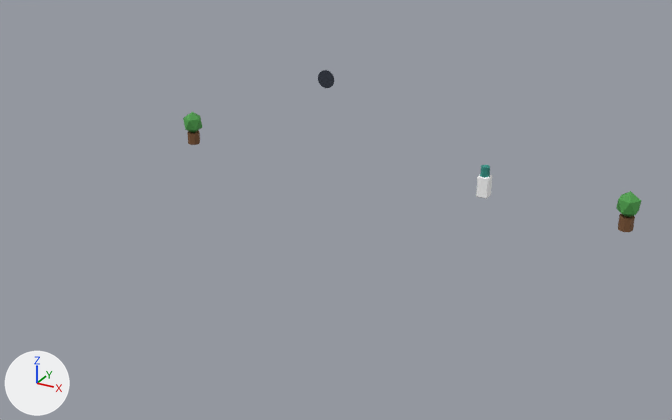
What one commit did to the FBX model docket-day/unity/Assets/Resources/kit/office_decor.fbx.
Camera for both pictures: a 50 mm camera at (19.6, -35.4, 18.3) aimed at (0.3, -0.3, 0.7). The axes (+X, +Y, +Z) are drawn at lower left. The lights are the same throughout. The picture after the commit comes second.

The first picture shows 'office_decor'.
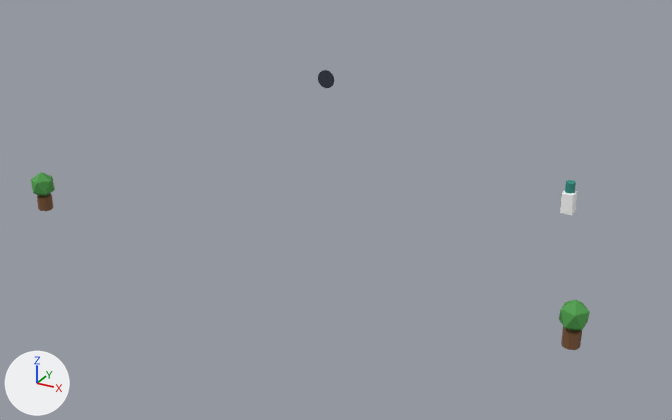
Diff of the bpy script that builds the scene:
```diff
--- a/docket-day/unity/Assets/Resources/kit/office_decor.fbx.py
+++ b/docket-day/unity/Assets/Resources/kit/office_decor.fbx.py
@@ me_office_decor @@
 # used by ob_office_decor; location = (0.0, 0.0, 0.0)
-me_office_decor.from_pydata(...)  # 144 vertices, 124 faces; spans x -12.9..12.9, y 5.1..7.0, z 0.0..5.1
+me_office_decor.from_pydata(...)  # 144 vertices, 124 faces; spans x -13.5..13.5, y -6.1..7.0, z 0.0..5.1
+# me_office_decor part 1: the loose piece of 12 vertices spanning x -12.9..-11.9, y 5.1..6.1, z 0.6..1.9 is moved by (-0.6, -11.2, 0.0)
+# me_office_decor part 2: the loose piece of 16 vertices spanning x -12.8..-12.0, y 5.2..5.9, z 0.0..0.7 is moved by (-0.6, -11.2, 0.0)
+# me_office_decor part 3: the loose piece of 12 vertices spanning x 11.9..12.9, y 5.1..6.1, z 0.6..1.9 is moved by (0.6, -11.2, 0.0)
+# me_office_decor part 4: the loose piece of 16 vertices spanning x 12.0..12.8, y 5.2..5.9, z 0.0..0.7 is moved by (0.6, -11.2, 0.0)
+# me_office_decor part 5: the loose piece of 16 vertices spanning x 5.0..5.4, y 6.0..6.4, z 1.1..1.6 is moved by (4.3, 0.0, 0.0)
+# me_office_decor part 6: the loose piece of 24 vertices spanning x 4.9..5.5, y 5.9..6.5, z 0.0..1.1 is moved by (4.3, 0.0, 0.0)
 me_office_decor.materials.append(mat_palette)
```

What differs and where, as boxes (x1, y1, x2, y2) in the pictures (672 x 420 px; the box of a moved part takes in the faces that stretch with it):
'office_decor', reshaped (22% wider, 72% taller): before (183, 70, 641, 232); after (31, 70, 590, 350)
part 1 of me_office_decor, moved or reshaped: before (183, 112, 202, 132); after (31, 172, 55, 196)
part 2 of me_office_decor, moved or reshaped: before (187, 131, 200, 145); after (37, 194, 53, 211)
part 3 of me_office_decor, moved or reshaped: before (616, 191, 641, 217); after (559, 300, 590, 331)
part 4 of me_office_decor, moved or reshaped: before (618, 214, 635, 232); after (561, 326, 582, 350)
part 5 of me_office_decor, moved or reshaped: before (480, 165, 490, 177); after (565, 180, 576, 193)
part 6 of me_office_decor, moved or reshaped: before (476, 175, 492, 199); after (560, 190, 577, 215)
